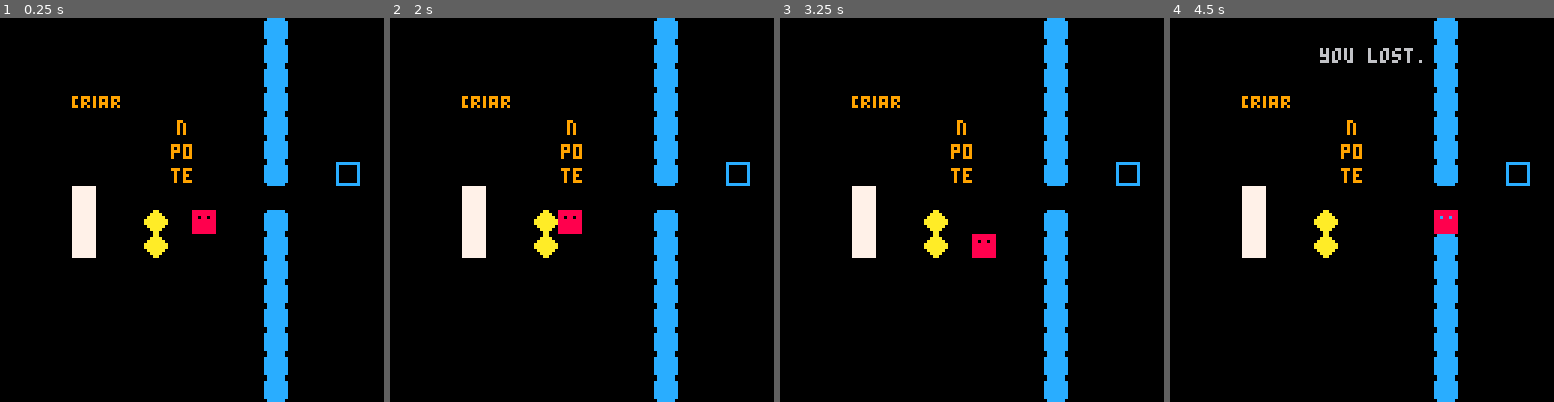
Above: before the commit, frames 1-4 (left to right).
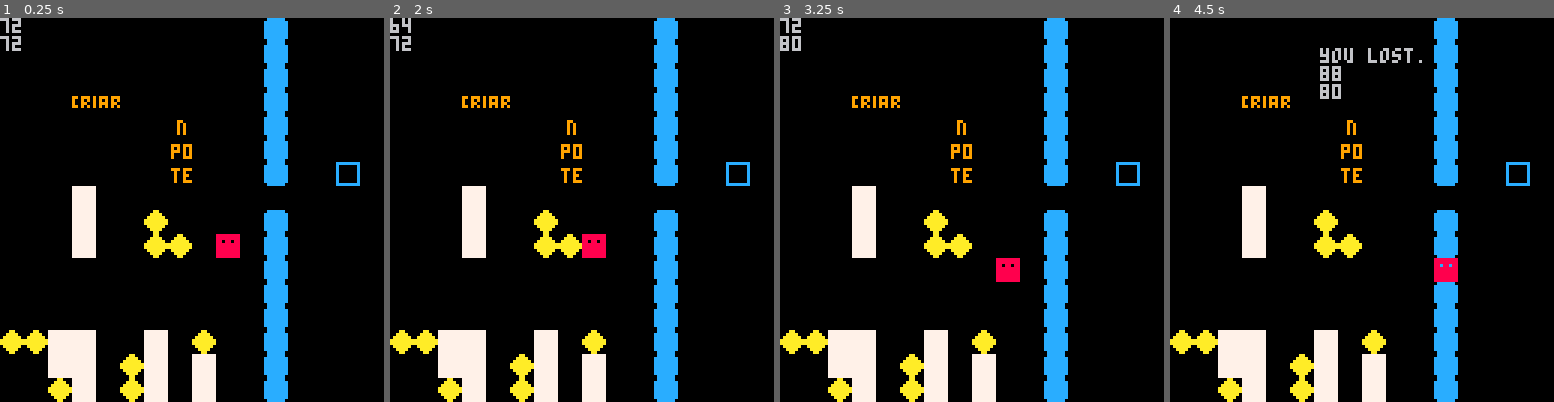
Above: after the commit, the same moments.

Repository: antonio-evaldo/sokoban
Game: PICO-8 cartridge sokoban.p8
Same seed, same stepped clock (60 frames per second), same inputs: the game is played once before the commit and once after it.
Inputs:
- Up to frame 1 (0.25 s): no input
- Up to frame 2 (2 s): hold Left from 1.97 s (still down)
- Up to frame 3 (3.25 s): release Left at 2.37 s; hold Down 2.42-2.82 s; hold Right from 2.87 s (still down)
- Up to frame 4 (4.5 s): release Right at 3.53 s; hold Up 3.58-4.08 s; hold Right from 4.13 s (still down)

The runs differ from the first frame. In frame 1, 6.6% of the frame differs, in the area x 0-63%, y 0-100%; in frame 2, 6.6%; in frame 3, 6.6%; in frame 4, 6.7%, in the area x 0-75%, y 12-100%.

Commit message:
fix: integra múltiplas colisões com paredes

Diff:
--- a/player.lua
+++ b/player.lua
@@ -36,18 +36,18 @@
 
   if collinding_water(newPlayerPosition) then game_over = true end
 
-  if collinding_wall(newPlayerPosition) then return end
+  local empty_or_wall = findNextEmptyTileOrWall(move)
 
-  local empty_tile = findNextEmptyTileForMovement(move)
+  if empty_or_wall == nil or empty_or_wall.type == "wall" then return end
 
-  if empty_tile == nil then return end
-
+  -- if there's at least one empty tile before the next wall/limit, move the player.
   player.x = newPlayerPosition.x
   player.y = newPlayerPosition.y
 
+  -- move all boxes (if any) between player and next empty tile
   local tileToMove = { x = newPlayerPosition.x, y = newPlayerPosition.y }
 
-  while not samePoints(tileToMove, empty_tile) do
+  while not samePoints(tileToMove, empty_or_wall) do
     local box_id = get_collinding_box(tileToMove)
 
     if box_id then
@@ -58,57 +58,9 @@
     tileToMove.x += move.x
     tileToMove.y += move.y
   end
-
-  -- local box_id = get_collinding_box(newPlayerPosition)
-
-  -- if box_id == false then
-  --   player.x = newPlayerPosition.x
-  --   player.y = newPlayerPosition.y
-  -- else
-  --   local newBoxPosition = {
-  --     x = newPlayerPosition.x + move.x,
-  --     y = newPlayerPosition.y + move.y
-  --   }
-
-  --   if collinding_wall(newBoxPosition) then return end
-
-  --   local second_box_id = get_collinding_box(newBoxPosition)
-
-  --   if second_box_id == false then
-  --     player.x = newPlayerPosition.x
-  --     player.y = newPlayerPosition.y
-
-  --     boxes[box_id].x = newBoxPosition.x
-  --     boxes[box_id].y = newBoxPosition.y
-  --   else
-  --     local newSecondBoxPosition = {
-  --       x = newBoxPosition.x + move.x,
-  --       y = newBoxPosition.y + move.y
-  --     }
-
-  --     if collinding_wall(newSecondBoxPosition) then return end
-
-  --     local third_box_id = get_collinding_box(newSecondBoxPosition)
-
-  --     if third_box_id == false then
-  --       player.x = newPlayerPosition.x
-  --       player.y = newPlayerPosition.y
-
-  --       boxes[box_id].x = newBoxPosition.x
-  --       boxes[box_id].y = newBoxPosition.y
-
-  --       boxes[second_box_id].x = newSecondBoxPosition.x
-  --       boxes[second_box_id].y = newSecondBoxPosition.y
-  --     else
-  --     end
-  --   end
-
-  -- and can_move(newPlayerPosition, move)
-  -- end
 end
 
--- For now, an empty tile is any tile that isn't a wall or box
-function findNextEmptyTileForMovement(move)
+function findNextEmptyTileOrWall(move)
   local check_point = {
     x = player.x + move.x,
     y = player.y + move.y
@@ -118,6 +70,12 @@
     local box_id = get_collinding_box(check_point)
 
     if not collinding_wall(check_point) and box_id == nil then
+      check_point.type = "empty"
+
+      return check_point
+    elseif collinding_wall(check_point) then
+      check_point.type = "wall"
+
       return check_point
     end
 
@@ -125,19 +83,9 @@
     check_point.y += move.y
   end
 
+  -- returns nil when couldn't find any empty tile or wall until screen limit. It happens when you have colliding boxes between player and the limit, for example.
   return nil
 end
-
--- function can_move(point, move)
---   return true
---   -- return collinding_nothing(box.x + move.x, box.y + move.y)
---   -- return not collinding_wall(box.x + move.x, box.y + move.y)
---   -- return false
--- end
-
--- function collinding_nothing(point)
---   return mget_coord(point.x, point.y) == 0
--- end
 
 function collinding_wall(point)
   return mget_coord(point.x, point.y) == sprites.wall
@@ -147,7 +95,7 @@
   return mget_coord(point.x, point.y) == sprites.water
 end
 
--- If there's a colliding box in the given point, returns the box's id. If not, return nil.
+-- If there's a colliding box in the given point, returns the box's id. If not, returns nil.
 function get_collinding_box(point)
   for box in all(boxes) do
     if (samePoints(point, box)) return box.id
--- a/sokoban.p8
+++ b/sokoban.p8
@@ -50,6 +50,9 @@
   elseif game_over then
     print('you lost.', 50, 10)
   end
+
+  print(player.x)
+  print(player.y)
 end
 -->8
 function make_player()
@@ -64,55 +67,81 @@
   boxes = {}
 end
 
+function pointinscreen(point)
+  return point.x >= 0 and point.x < 128 and point.y >= 0 and point.y < 128
+end
+
+function samepoints(pointa, pointb)
+  return pointa.x == pointb.x and pointa.y == pointb.y
+end
+
 function move_player_and_boxes()
+  if not btnp(0) and not btnp(1) and not btnp(2) and not btnp(3) then return end
+
   local move = { x = 0, y = 0 }
 
   if (btnp(0)) move.x = -8
   if (btnp(1)) move.x = 8
   if (btnp(2)) move.y = -8
   if (btnp(3)) move.y = 8
-  local newplayerpos = {
+  local newplayerposition = {
     x = player.x + move.x,
     y = player.y + move.y
   }
 
-  if collinding_wall(newplayerpos) then return end
-
-  if collinding_water(newplayerpos) then game_over = true end
-
-  if not collinding_box(newplayerpos) then
-    player.x += move.x
-    player.y += move.y
-  end
-
-  if collinding_box(newplayerpos) then
-    local box_id = get_collinding_box(newplayerpos)
-
-    local newboxpos = {
-      x = newplayerpos.x + move.x,
-      y = newplayerpos.y + move.y
-    }
-
-    if not collinding_wall(newboxpos) then
-      player.x += move.x
-      player.y += move.y
-
+  if not pointinscreen(newplayerposition) then return end
+
+  if collinding_water(newplayerposition) then game_over = true end
+
+  local empty_or_wall = findnextemptytileorwall(move)
+
+  if empty_or_wall == nil or empty_or_wall.type == "wall" then return end
+
+  -- if there's at least one empty tile before the next wall/limit, move the player.
+  player.x = newplayerposition.x
+  player.y = newplayerposition.y
+
+  -- move all boxes (if any) between player and next empty tile
+  local tiletomove = { x = newplayerposition.x, y = newplayerposition.y }
+
+  while not samepoints(tiletomove, empty_or_wall) do
+    local box_id = get_collinding_box(tiletomove)
+
+    if box_id then
       boxes[box_id].x += move.x
       boxes[box_id].y += move.y
     end
-    -- and can_move(newplayerpos, move)
-  end
-end
-
-function can_move(point, move)
-  return true
-  -- return collinding_nothing(box.x + move.x, box.y + move.y)
-  -- return not collinding_wall(box.x + move.x, box.y + move.y)
-  -- return false
-end
-
-function collinding_nothing(point)
-  return mget_coord(point.x, point.y) == 0
+
+    tiletomove.x += move.x
+    tiletomove.y += move.y
+  end
+end
+
+function findnextemptytileorwall(move)
+  local check_point = {
+    x = player.x + move.x,
+    y = player.y + move.y
+  }
+
+  while pointinscreen(check_point) do
+    local box_id = get_collinding_box(check_point)
+
+    if not collinding_wall(check_point) and box_id == nil then
+      check_point.type = "empty"
+
+      return check_point
+    elseif collinding_wall(check_point) then
+      check_point.type = "wall"
+
+      return check_point
+    end
+
+    check_point.x += move.x
+    check_point.y += move.y
+  end
+
+  -- returns nil when couldn't find any empty tile or wall until screen limit. it happens when you have colliding boxes between player and the limit, for example.
+  return nil
 end
 
 function collinding_wall(point)
@@ -123,16 +152,13 @@
   return mget_coord(point.x, point.y) == sprites.water
 end
 
-function collinding_box(point)
-  for box in all(boxes) do
-    if (point.x == box.x and point.y == box.y) return true
-  end
-end
-
+-- if there's a colliding box in the given point, returns the box's id. if not, returns nil.
 function get_collinding_box(point)
   for box in all(boxes) do
-    if (point.x == box.x and point.y == box.y) return box.id
-  end
+    if (samepoints(point, box)) return box.id
+  end
+
+  return nil
 end
 
 function check_win()
@@ -236,11 +262,11 @@
 0000000000010000010000000000000000000000000000420000000400000000000001000201030000000000000101000000000000000000000000000000000000000000000000000000000000000000000000000000000000000000000000000000000000000000000000000000000000000000000000000000000000000000
 0000000000010010010101000000000000000000000000440000000400000300000001000001010101010101000101000000000000000000000000000000000000000000000000000000000000000000000000000000000000000000000000000000000000000000000000000000000000000000000000000000000000000000
 0000000000010000000001000000000000000001000000000000000000000000000001000000000000010101000101000000000000000000000000000000000000000000000000000000000000000000000000000000000000000000000000000000000000000000000000000000000000000000000000000000000000000000
-0000000000010000020001000000000000000001000002001000000400000000000001010000000000000001000100000000000000000000000000000000000000000000000000000000000000000000000000000000000000000000000000000000000000000000000000000000000000000000000000000000000000000000
-0000000000010000010101000000000000000001000002000000000400000000000001010000010100010001000100000000000000000000000000000000000000000000000000000000000000000000000000000000000000000000000000000000000000000000000000000000000000000000000000000000000000000000
+0000000000010000020001000000000000000001000002000000000400000000000001010000000000000001000100000000000000000000000000000000000000000000000000000000000000000000000000000000000000000000000000000000000000000000000000000000000000000000000000000000000000000000
+0000000000010000010101000000000000000001000002020010000400000000000001010000010100010001000100000000000000000000000000000000000000000000000000000000000000000000000000000000000000000000000000000000000000000000000000000000000000000000000000000000000000000000
 0000000000010000010000000000000000000000000000000000000400000000000001001000010000000000000100000000000000000000000000000000000000000000000000000000000000000000000000000000000000000000000000000000000000000000000000000000000000000000000000000000000000000000
 0000000000010101010000000000000000000000000000000000000400000000000001000000010000000000000100000000000000000000000000000000000000000000000000000000000000000000000000000000000000000000000000000000000000000000000000000000000000000000000000000000000000000000
 0000000000000000000000000000000000000000000000000000000400000000000001010101010101010101010100000000000000000000000000000000000000000000000000000000000000000000000000000000000000000000000000000000000000000000000000000000000000000000000000000000000000000000
-0000000000000000000000000000000000000000000000000000000400000000000000000000000000000000000000000000000000000000000000000000000000000000000000000000000000000000000000000000000000000000000000000000000000000000000000000000000000000000000000000000000000000000
-0000000000000000000000000000000000000000000000000000000400000000000000000000000000000000000000000000000000000000000000000000000000000000000000000000000000000000000000000000000000000000000000000000000000000000000000000000000000000000000000000000000000000000
-0000000000000000000000000000000000000000000000000000000400000000000000000000000000000000000000000000000000000000000000000000000000000000000000000000000000000000000000000000000000000000000000000000000000000000000000000000000000000000000000000000000000000000
+0000000000000000000000000000000002020101000001000200000400000000000000000000000000000000000000000000000000000000000000000000000000000000000000000000000000000000000000000000000000000000000000000000000000000000000000000000000000000000000000000000000000000000
+0000000000000000000000000000000000000101000201000100000400000000000000000000000000000000000000000000000000000000000000000000000000000000000000000000000000000000000000000000000000000000000000000000000000000000000000000000000000000000000000000000000000000000
+0000000000000000000000000000000000000201000201000100000400000000000000000000000000000000000000000000000000000000000000000000000000000000000000000000000000000000000000000000000000000000000000000000000000000000000000000000000000000000000000000000000000000000
